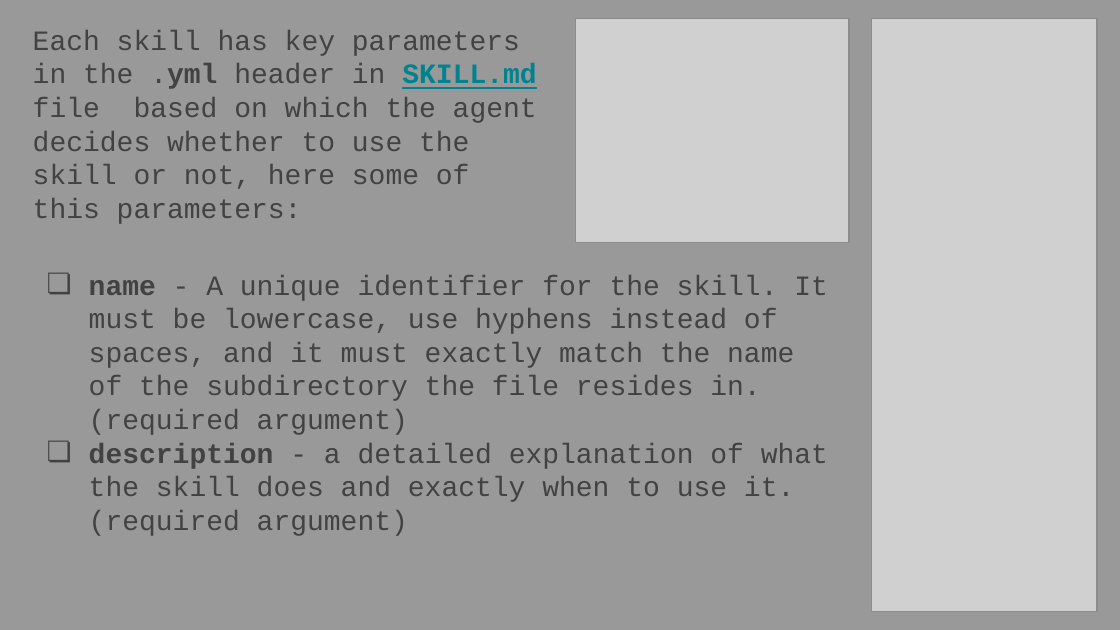
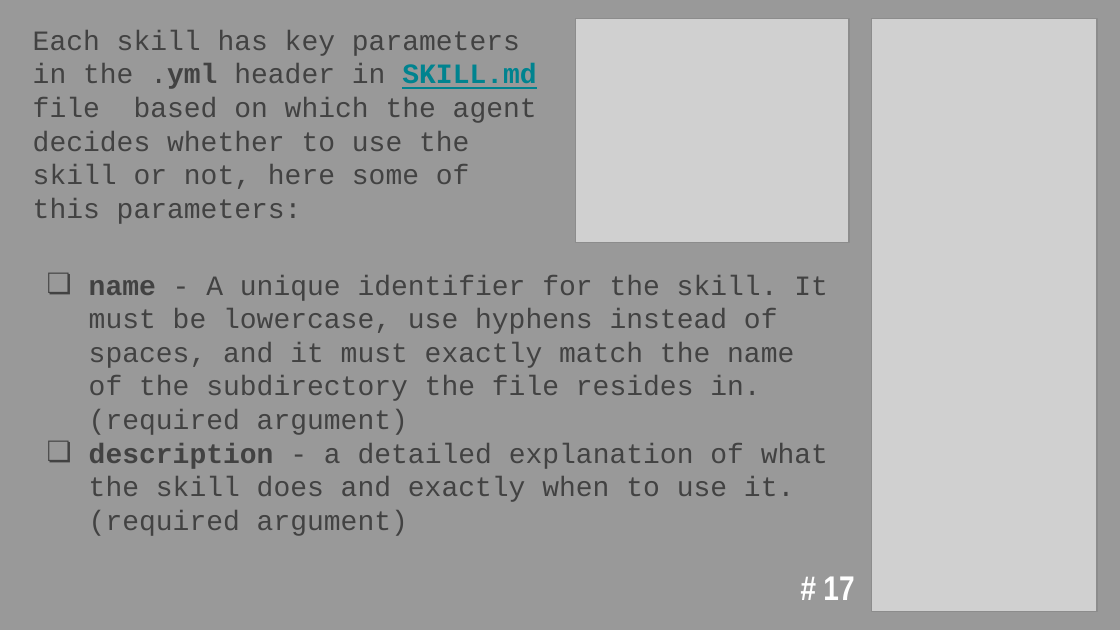
Before and after one commit to oleksandkov/oleksandkov-maded, a slide deck: slide 17 of presentations/.github Presentation/github folder in the project.pptx. Drawn at 1120x630 pixels with LibreOffice and Linux fonts; fonts in the diff are those of the drawing; grey boxes stand for pictures. Boxes give left, top, right and bottom in pixels: in the first picture for what was removed or moved away, otherwise in the second. Text is boxed around its words. In the diff, an @@ line names an element or a change of style, - is before the commit and + after.

```diff
--- a/presentations/.github Presentation/github folder in the project.pptx
+++ b/presentations/.github Presentation/github folder in the project.pptx
@@ page number added at (823,576,854,600), 22 pt, text #FFFFFF, bold @@
+# 17
```
Also in this commit, not shown: 19 other slides changed, 5 other files.
